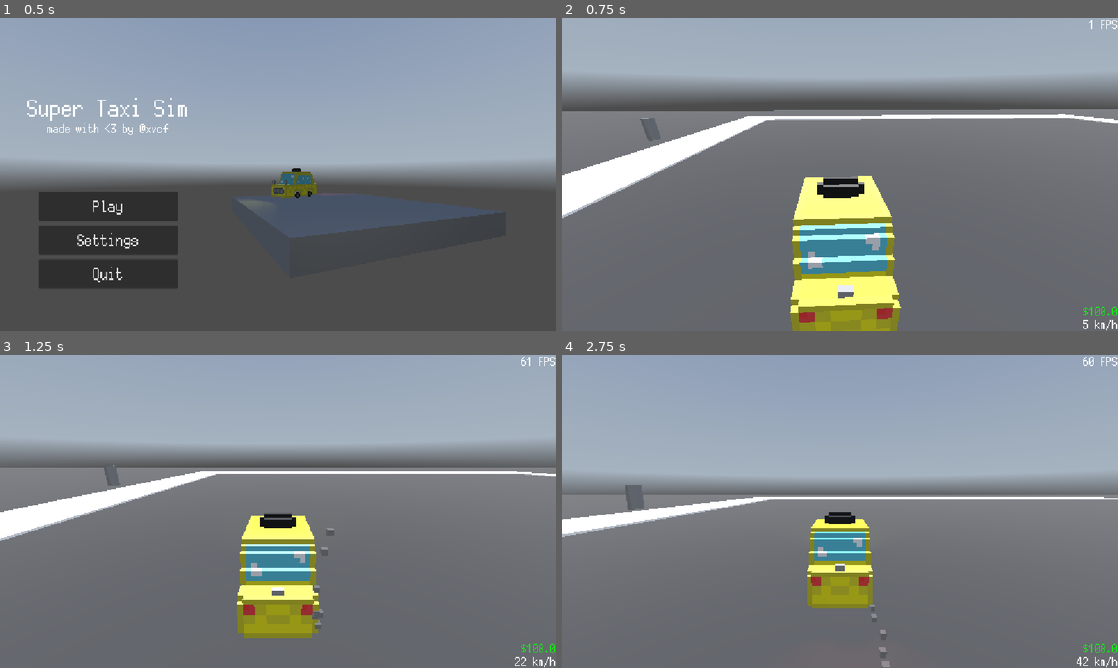
Above: before the commit, frames 1-4 (two rows, left to right).
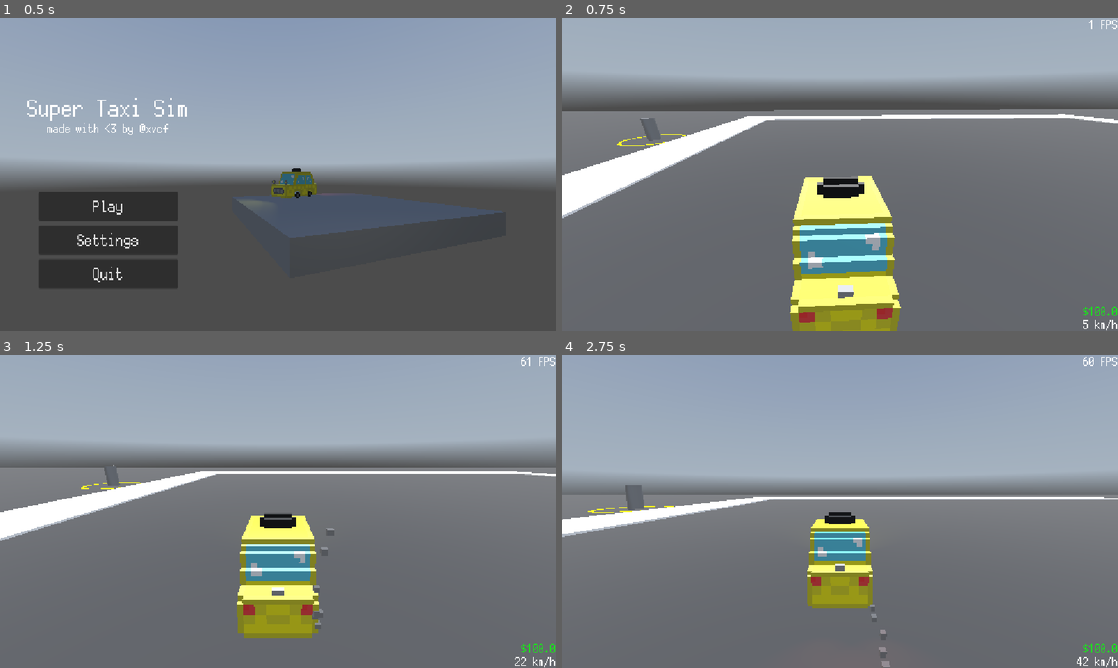
Above: after the commit, the same moments.

Repository: RafaeloxMC/super-taxi-sim
Game: Godot game, scene res://scenes/main_menu.tscn
Two runs of this game, one before a commit and one after it. Both use one fixed random seed, a clock stepped at 60 frames per second and the inputs below. A sky picture missing from this copy of the repository is replaced by a grey-blue gradient.
Inputs:
- Up to frame 1 (0.5 s): no input
- Up to frame 2 (0.75 s): click "Play" at 0.5 s
- Up to frame 3 (1.25 s): no input
- Up to frame 4 (2.75 s): tap Enter at 1.25 s; hold W (accelerate) from 1.28 s (still down); tap Alt at 1.35 s; tap Shift at 2.1 s

Frame 1 is identical in both runs. In frame 2, less than 0.1% of the frame differs, in the area x 9-23%, y 37-41%; in frame 3, less than 0.1%; in frame 4, less than 0.1%, in the area x 4-21%, y 48-51%.

Commit message:
Add yellow circle around character

Diff:
--- a/scenes/character.tscn
+++ b/scenes/character.tscn
@@ -1,9 +1,14 @@
-[gd_scene load_steps=3 format=3 uid="uid://drmx08ct1gjwk"]
+[gd_scene load_steps=4 format=3 uid="uid://drmx08ct1gjwk"]
 
 [ext_resource type="Script" uid="uid://cpqd3osptfdaw" path="res://scripts/character.gd" id="1_agfs1"]
 
 [sub_resource type="SphereShape3D" id="SphereShape3D_dkjbp"]
 radius = 2.479401
+
+[sub_resource type="StandardMaterial3D" id="StandardMaterial3D_agfs1"]
+albedo_color = Color(0.9843137, 0.9843137, 0, 1)
+emission_enabled = true
+emission = Color(0.9842468, 0.984247, 6.853819e-05, 1)
 
 [node name="Character" type="Area3D"]
 transform = Transform3D(1.5, 0, 0, 0, 1.5, 0, 0, 0, 1.5, 0, 0, 0)
@@ -12,7 +17,14 @@
 [node name="CSGCylinder3D" type="CSGCylinder3D" parent="."]
 
 [node name="CollisionShape3D" type="CollisionShape3D" parent="."]
+transform = Transform3D(1, 0, 0, 0, 1, 0, 0, 0, 1, 0, -0.99975514, 0)
 shape = SubResource("SphereShape3D_dkjbp")
+
+[node name="CSGTorus3D" type="CSGTorus3D" parent="."]
+transform = Transform3D(2.5492086, 0, 0, 0, 1, 0, 0, 0, 2.5492086, 0, -1.0010034, 0)
+inner_radius = 0.9
+sides = 32
+material = SubResource("StandardMaterial3D_agfs1")
 
 [connection signal="body_entered" from="." to="." method="_on_body_entered"]
 [connection signal="body_exited" from="." to="." method="_on_body_exited"]
